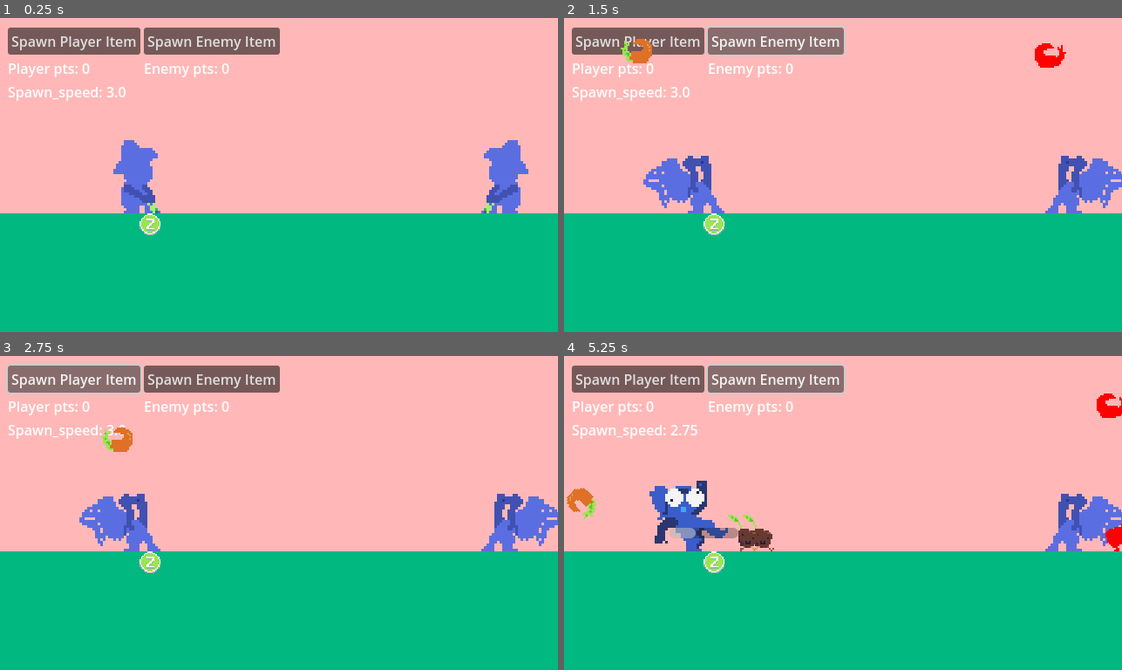
Above: before the commit, frames 1-4 (two rows, left to right).
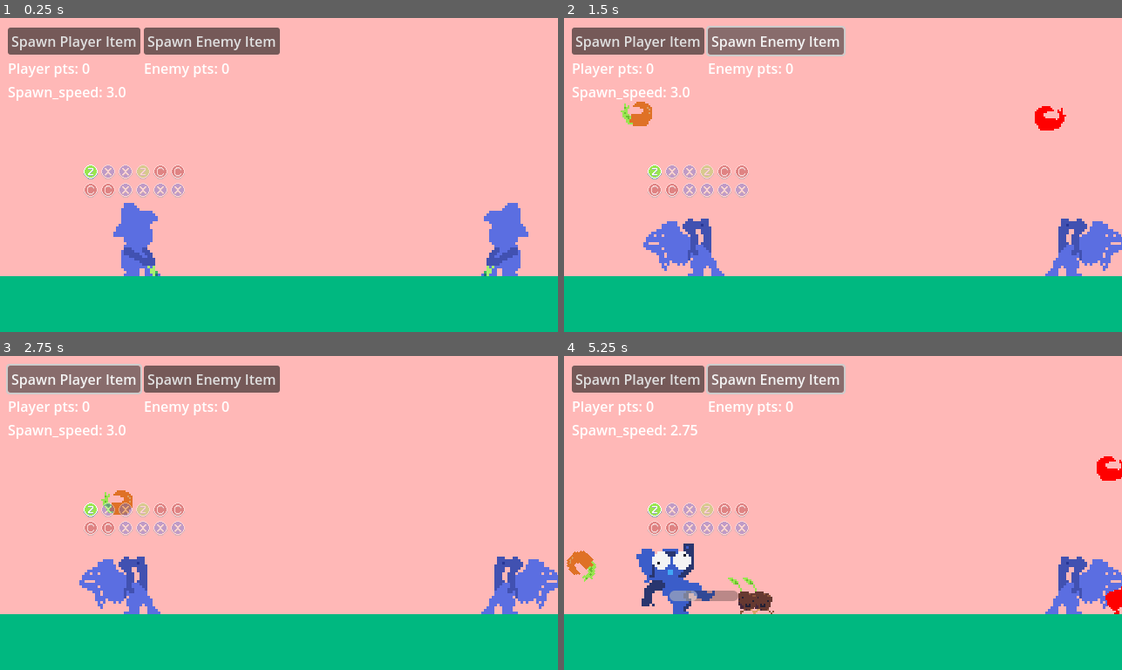
Above: after the commit, the same moments.

Repository: a3leong/farm-fiesta
Game: Godot game, scene res://main.tscn
Two runs of this game, one before a commit and one after it. Both use one fixed random seed, a clock stepped at 60 frames per second and the inputs below.
Inputs:
- Up to frame 1 (0.25 s): no input
- Up to frame 2 (1.5 s): click "Spawn Player Item" at 0.5 s; click "Spawn Enemy Item" at 1.25 s
- Up to frame 3 (2.75 s): click "Spawn Player Item" at 2 s
- Up to frame 4 (5.25 s): click "Spawn Enemy Item" at 2.75 s; click "Spawn Player Item" at 3.5 s; click "Spawn Enemy Item" at 4.25 s; hold X (p1_paper) from 5.03 s (still down)

The runs differ from the first frame. In frame 1, 23% of the frame differs, in the area x 0-100%, y 38-83%; in frame 2, 25%; in frame 3, 24%; in frame 4, 25%, in the area x 0-100%, y 11-83%.
Error in both runs: Attempt to call function 'get_line' in base 'null instance' on a null instance. (res://globals/word_list.gd:16)

Commit message:
feat: updated input system, 2 rows

Diff:
--- a/classes/Player/InputQueue/input_queue.gd
+++ b/classes/Player/InputQueue/input_queue.gd
@@ -1,4 +1,117 @@
-extends HBoxContainer
+extends VBoxContainer
+@export var input_sprite_scene: PackedScene
+@export var max_inputs: int = 6
+@export var opaque_color = Color("ffffff64")
+@export var full_color = Color("ffffff")
 
+signal correct_input
+signal wrong_input
+
+var input_queue: Array[UnitTypeEnum.VALUES] = []
+var next_queue: Array[UnitTypeEnum.VALUES] = []
+var current_input_idx = 0
+var unit_owner: UnitOwnerEnum.VALUES = UnitOwnerEnum.VALUES.PLAYER
+
+######################
+# Public Fns
+######################
+func init(init_owner: UnitOwnerEnum.VALUES):
+	unit_owner = init_owner
+	if unit_owner == UnitOwnerEnum.VALUES.ENEMY:
+		set_process_input(false)
+
+# Reset idx and get new input list
+func shuffle_inputs():
+	current_input_idx = 0
+	var new_inputs: Array[UnitTypeEnum.VALUES] = []
+	for idx in range(max_inputs):
+		new_inputs.push_back(UnitTypeEnum.VALUES.values()[randi() % UnitTypeEnum.VALUES.size()])
+	input_queue = next_queue
+	next_queue = new_inputs
+	_update_input_tree()
+
+######################
+# Private Fns
+######################
+func _update_input_tree():
+	var current_input_idx = 0
+	var children = $CurrentQueue.get_children()
+
+
+	# Update current queue
+	for child in children:
+		child.queue_free()
+	var is_first = true
+	for unit_type in input_queue:
+		var new_input_sprite = input_sprite_scene.instantiate()
+		match unit_type:
+			UnitTypeEnum.VALUES.ROCK:
+				new_input_sprite.z()
+			UnitTypeEnum.VALUES.PAPER:
+				new_input_sprite.x()
+			UnitTypeEnum.VALUES.SCISSORS:
+				new_input_sprite.c()
+			_:
+				push_error("No unit type recognized for enum idx: " + str(input_queue))
+				return
+		if is_first:
+			new_input_sprite.set_modulate(full_color)
+			is_first = false
+		else:
+			new_input_sprite.set_modulate(opaque_color)
+		$CurrentQueue.add_child(new_input_sprite)
+
+	# Update next queue
+	children = $NextQueue.get_children()
+	for child in children:
+		child.queue_free()
+	for unit_type in next_queue:
+		var new_input_sprite = input_sprite_scene.instantiate()
+		match unit_type:
+			UnitTypeEnum.VALUES.ROCK:
+				new_input_sprite.z()
+			UnitTypeEnum.VALUES.PAPER:
+				new_input_sprite.x()
+			UnitTypeEnum.VALUES.SCISSORS:
+				new_input_sprite.c()
+			_:
+				push_error("No unit type recognized for enum idx: " + str(input_queue))
+				return
+		# All of the next_queue remains opaque
+		new_input_sprite.set_modulate(opaque_color)
+		$NextQueue.add_child(new_input_sprite)
+
+func _handle_input_success():
+	current_input_idx += 1
+	if current_input_idx == max_inputs:
+		shuffle_inputs()
+	else:
+		# Set previous to lower modulate
+		var prev_node: InputSprite = $CurrentQueue.get_child(current_input_idx-1) as InputSprite
+		var cn: InputSprite = $CurrentQueue.get_child(current_input_idx) as InputSprite
+		prev_node.set_modulate(opaque_color)
+		cn.set_modulate(full_color) # Full color
+
+######################
+# Inherited Fns
+######################
 func _ready():
-	print(get_children())
+	shuffle_inputs()
+	shuffle_inputs()
+
+func _input(event: InputEvent):
+	var unit_type = null
+	if event.is_action_pressed("p1_rock"):
+		unit_type = UnitTypeEnum.VALUES.ROCK
+	elif event.is_action_pressed("p1_paper"):
+		unit_type = UnitTypeEnum.VALUES.PAPER
+	elif event.is_action_pressed("p1_scissors"):
+		unit_type = UnitTypeEnum.VALUES.SCISSORS
+
+	if unit_type != null:
+		if unit_type == input_queue[current_input_idx]:
+			_handle_input_success()
+			correct_input.emit(unit_type)
+		else:
+			wrong_input.emit()
+	return false
--- a/classes/Player/InputQueue/input_queue.tscn
+++ b/classes/Player/InputQueue/input_queue.tscn
@@ -3,30 +3,52 @@
 [ext_resource type="Script" path="res://classes/Player/InputQueue/input_queue.gd" id="1_80isv"]
 [ext_resource type="PackedScene" uid="uid://8jk1g4xtk0lk" path="res://classes/Player/InputQueue/input_sprite.tscn" id="1_onehx"]
 
-[node name="InputQueue" type="HBoxContainer"]
-anchors_preset = 15
-anchor_right = 1.0
-anchor_bottom = 1.0
-offset_right = -520.0
-offset_bottom = -328.0
-grow_horizontal = 2
-grow_vertical = 2
+[node name="InputQueue" type="VBoxContainer"]
+offset_right = 116.0
+offset_bottom = 38.0
 script = ExtResource("1_80isv")
+input_sprite_scene = ExtResource("1_onehx")
+metadata/_edit_group_ = true
 
-[node name="InputSprite1" parent="." instance=ExtResource("1_onehx")]
+[node name="CurrentQueue" type="HBoxContainer" parent="."]
+layout_mode = 2
+metadata/_edit_group_ = true
+
+[node name="InputSprite1" parent="CurrentQueue" instance=ExtResource("1_onehx")]
 layout_mode = 2
 
-[node name="InputSprite2" parent="." instance=ExtResource("1_onehx")]
+[node name="InputSprite2" parent="CurrentQueue" instance=ExtResource("1_onehx")]
 layout_mode = 2
 
-[node name="InputSprite3" parent="." instance=ExtResource("1_onehx")]
+[node name="InputSprite3" parent="CurrentQueue" instance=ExtResource("1_onehx")]
 layout_mode = 2
 
-[node name="InputSprite4" parent="." instance=ExtResource("1_onehx")]
+[node name="InputSprite4" parent="CurrentQueue" instance=ExtResource("1_onehx")]
 layout_mode = 2
 
-[node name="InputSprite5" parent="." instance=ExtResource("1_onehx")]
+[node name="InputSprite5" parent="CurrentQueue" instance=ExtResource("1_onehx")]
 layout_mode = 2
 
-[node name="InputSprite6" parent="." instance=ExtResource("1_onehx")]
+[node name="InputSprite6" parent="CurrentQueue" instance=ExtResource("1_onehx")]
 layout_mode = 2
+
+[node name="NextQueue" type="HBoxContainer" parent="."]
+layout_mode = 2
+
+[node name="InputSprite1" parent="NextQueue" instance=ExtResource("1_onehx")]
+layout_mode = 2
+
+[node name="InputSprite2" parent="NextQueue" instance=ExtResource("1_onehx")]
+layout_mode = 2
+
+[node name="InputSprite3" parent="NextQueue" instance=ExtResource("1_onehx")]
+layout_mode = 2
+
+[node name="InputSprite4" parent="NextQueue" instance=ExtResource("1_onehx")]
+layout_mode = 2
+
+[node name="InputSprite5" parent="NextQueue" instance=ExtResource("1_onehx")]
+layout_mode = 2
+
+[node name="InputSprite6" parent="NextQueue" instance=ExtResource("1_onehx")]
+layout_mode = 2
--- a/classes/Player/InputQueue/input_sprite.gd
+++ b/classes/Player/InputQueue/input_sprite.gd
@@ -1,9 +1,5 @@
 extends Control
-
-func _ready():
-	$Z.set_visible(false)
-	$X.set_visible(false)
-	$C.set_visible(false)
+class_name InputSprite
 
 func z():
 	$Z.set_visible(true)
--- a/classes/Player/player.gd
+++ b/classes/Player/player.gd
@@ -8,104 +8,34 @@
 
 signal unit_spawned
 
-# TODO: Is there a window where a user can input before current_input is set?
-
 var unit_owner: UnitOwnerEnum.VALUES = UnitOwnerEnum.VALUES.PLAYER
-var input_queue: Array[UnitTypeEnum.VALUES] = []
-var current_input: UnitTypeEnum.VALUES
-var cw: Array[String] = []
-var word_queue: Array[String] = []
-var cw_index = 0
 
 func set_unit_owner(init_unit_owner: UnitOwnerEnum.VALUES):
 	unit_owner = init_unit_owner
+	$InputQueue.init(unit_owner)
 	if unit_owner == UnitOwnerEnum.VALUES.ENEMY:
-		$InputSprite.hide()
+		$InputQueue.hide()
 		set_scale(Vector2(-1.0, 1.0))
-		set_process_input(false)
-
-
-func _queue_inputs():
-	current_input = input_queue.pop_front()
-	var new_input: UnitTypeEnum.VALUES = UnitTypeEnum.VALUES.values()[randi() % UnitTypeEnum.VALUES.size()]
-	input_queue.push_back(new_input)
-
-# Updates the text values of labels
-func _update_labels():
-	match current_input:
-		UnitTypeEnum.VALUES.ROCK:
-			$InputSprite.z()
-		UnitTypeEnum.VALUES.PAPER:
-			$InputSprite.x()
-		UnitTypeEnum.VALUES.SCISSORS:
-			$InputSprite.c()
-#	$InputQueue2D/InputQueue/InputsLabel.text = "[color=green]" + _get_key_from_unit_type(current_input) + "[/color]"
-
-#	for type in input_queue:
-#		$InputQueue2D/InputQueue/InputsLabel.text += "  " + _get_key_from_unit_type(type)
-
-func _ready():
-	# Fill the input queue
-	for idx in range(5):
-		input_queue.push_back(UnitTypeEnum.VALUES.values()[randi() % UnitTypeEnum.VALUES.size()])
-	_queue_inputs() # Set the first unit inpput
-	_update_labels()
-
-func _input(event: InputEvent) -> void:
-	var unit_type = null
-	if event.is_action_pressed("p1_rock"):
-		unit_type = UnitTypeEnum.VALUES.ROCK
-	elif event.is_action_pressed("p1_paper"):
-		unit_type = UnitTypeEnum.VALUES.PAPER
-	elif event.is_action_pressed("p1_scissors"):
-		unit_type = UnitTypeEnum.VALUES.SCISSORS
-
-	if unit_type != null:
-		if unit_type == current_input:
-			_handle_correct_input()
-		else:
-			_handle_bad_input()
-
-func _handle_correct_input():
-	_queue_inputs()
-	_update_labels()
-	spawn_unit(current_input)
-
-func _handle_bad_input():
-	# Shake the letter and character then disable input for X time
-	_shake_animation()
-	$PlayerCharacter/AnimatedSprite2D.play("balk")
-	$AnimationPlayer.play("exhausted")
-	set_process_input(false)
-	audio_manager.balk()
 
 func _shake_animation():
-	# TODO: See if this should be done for the input
-#	var tween = get_tree().create_tween()
-#	var sp: Vector2 = $WordContainer/CurrentWord.get_position()
-#	tween.tween_property($WordContainer/CurrentWord, "position", Vector2(sp.x + 10, sp.y), 0.05)
-#	tween.tween_property($WordContainer/CurrentWord, "position", Vector2(sp.x - 10, sp.y), 0.05)
-#	tween.tween_property($WordContainer/CurrentWord, "position", Vector2(sp.x + 5, sp.y), 0.05)
-#	tween.tween_property($WordContainer/CurrentWord, "position", Vector2(sp.x - 5, sp.y), 0.05)
-#	tween.tween_property($WordContainer/CurrentWord, "position", Vector2(sp.x + 3, sp.y), 0.05)
-#	tween.tween_property($WordContainer/CurrentWord, "position", Vector2(sp.x - 3, sp.y), 0.05)
-#	tween.tween_property($WordContainer/CurrentWord, "position", Vector2(sp.x + 1, sp.y), 0.05)
-#	tween.tween_property($WordContainer/CurrentWord, "position", Vector2(sp.x, sp.y), 0.05)
-#
-	var tween2 = get_tree().create_tween()
-	var sp2: Vector2 = $PlayerCharacter.get_position()
-	tween2.tween_property($PlayerCharacter, "position", Vector2(sp2.x + 10, sp2.y), 0.05)
-	tween2.tween_property($PlayerCharacter, "position", Vector2(sp2.x - 10, sp2.y), 0.05)
-	tween2.tween_property($PlayerCharacter, "position", Vector2(sp2.x + 5, sp2.y), 0.05)
-	tween2.tween_property($PlayerCharacter, "position", Vector2(sp2.x - 5, sp2.y), 0.05)
-	tween2.tween_property($PlayerCharacter, "position", Vector2(sp2.x + 3, sp2.y), 0.05)
-	tween2.tween_property($PlayerCharacter, "position", Vector2(sp2.x - 3, sp2.y), 0.05)
-	tween2.tween_property($PlayerCharacter, "position", Vector2(sp2.x + 1, sp2.y), 0.05)
-	tween2.tween_property($PlayerCharacter, "position", Vector2(sp2.x - 1, sp2.y), 0.05)
+	var tween = get_tree().create_tween()
+	var start_pt: Vector2 = $PlayerCharacter.get_position()
+	tween.tween_property($PlayerCharacter, "position", Vector2(start_pt.x + 35, start_pt.y), 0.05)
+	tween.tween_property($PlayerCharacter, "position", Vector2(start_pt.x - 35, start_pt.y), 0.05)
+	tween.tween_property($PlayerCharacter, "position", Vector2(start_pt.x + 20, start_pt.y), 0.05)
+	tween.tween_property($PlayerCharacter, "position", Vector2(start_pt.x - 20, start_pt.y), 0.05)
+	tween.tween_property($PlayerCharacter, "position", Vector2(start_pt.x + 10, start_pt.y), 0.05)
+	tween.tween_property($PlayerCharacter, "position", Vector2(start_pt.x - 10, start_pt.y), 0.05)
+	tween.tween_property($PlayerCharacter, "position", Vector2(start_pt.x + 5, start_pt.y), 0.05)
+	tween.tween_property($PlayerCharacter, "position", Vector2(start_pt.x - 5, start_pt.y), 0.05)
+	tween.tween_property($PlayerCharacter, "position", Vector2(start_pt.x + 3, start_pt.y), 0.05)
+	tween.tween_property($PlayerCharacter, "position", Vector2(start_pt.x - 3, start_pt.y), 0.05)
+	tween.tween_property($PlayerCharacter, "position", Vector2(start_pt.x + 1, start_pt.y), 0.05)
+	tween.tween_property($PlayerCharacter, "position", Vector2(start_pt.x - 1, start_pt.y), 0.05)
 
 func _on_animation_player_animation_finished(anim_name):
 	if anim_name == "exhausted":
-		set_process_input(true)
+		$InputQueue.set_process_input(true)
 		$PlayerCharacter/AnimatedSprite2D.stop()
 		$PlayerCharacter/AnimatedSprite2D.set_animation("pick")
 
@@ -129,13 +59,16 @@
 	audio_manager.pluck_up(pluckSFXPitchScale)
 	unit_spawned.emit(spawned_scene)
 
-static func _get_key_from_unit_type(unit_type: UnitTypeEnum.VALUES) -> String:
-	if unit_type == UnitTypeEnum.VALUES.ROCK:
-		return "Z"
-	elif unit_type == UnitTypeEnum.VALUES.PAPER:
-		return "X"
-	elif unit_type == UnitTypeEnum.VALUES.SCISSORS:
-		return "C"
-	else:
-		push_error("No unit type recognized")
-		return "-"
+
+
+func _on_input_queue_correct_input(unit_type: UnitTypeEnum.VALUES):
+	spawn_unit(unit_type)
+
+
+func _on_input_queue_wrong_input():
+	# Shake the letter and character then disable input for X time
+	_shake_animation()
+	$InputQueue.set_process_input(false)
+	$PlayerCharacter/AnimatedSprite2D.play("balk")
+	$AnimationPlayer.play("exhausted")
+	audio_manager.balk()
--- a/classes/Player/player.tscn
+++ b/classes/Player/player.tscn
@@ -2,7 +2,7 @@
 
 [ext_resource type="Script" path="res://classes/Player/player.gd" id="1_wgw2y"]
 [ext_resource type="PackedScene" uid="uid://b2qq7d7hxug4d" path="res://classes/Player/PlayerCharacter/player_character.tscn" id="2_i4dl7"]
-[ext_resource type="PackedScene" uid="uid://8jk1g4xtk0lk" path="res://classes/Player/InputSprite/input_sprite.tscn" id="3_dubpo"]
+[ext_resource type="PackedScene" uid="uid://ddtdb6dyqft6p" path="res://classes/Player/InputQueue/input_queue.tscn" id="3_0m06e"]
 
 [sub_resource type="Animation" id="Animation_sbvuv"]
 length = 0.001
@@ -33,7 +33,7 @@
 
 [sub_resource type="Animation" id="Animation_ks2dh"]
 resource_name = "exhausted"
-length = 0.4
+length = 0.5
 tracks/0/type = "value"
 tracks/0/imported = false
 tracks/0/enabled = true
@@ -41,7 +41,7 @@
 tracks/0/interp = 0
 tracks/0/loop_wrap = true
 tracks/0/keys = {
-"times": PackedFloat32Array(0, 0.4),
+"times": PackedFloat32Array(0, 0.5),
 "transitions": PackedFloat32Array(1e-05, 1),
 "update": 1,
 "values": [true, false]
@@ -53,7 +53,7 @@
 tracks/1/interp = 1
 tracks/1/loop_wrap = true
 tracks/1/keys = {
-"times": PackedFloat32Array(0, 0.399, 0.4),
+"times": PackedFloat32Array(0, 0.49, 0.5),
 "transitions": PackedFloat32Array(1, 1, 1),
 "update": 2,
 "values": [0.0, 100.0, 0.0]
@@ -79,14 +79,19 @@
 show_percentage = false
 
 [node name="AnimationPlayer" type="AnimationPlayer" parent="."]
-speed_scale = 0.75
 libraries = {
 "": SubResource("AnimationLibrary_j3lxh")
 }
 
-[node name="InputSprite" parent="." instance=ExtResource("3_dubpo")]
+[node name="InputQueue" parent="." instance=ExtResource("3_0m06e")]
+offset_left = -64.0
+offset_top = -128.0
+offset_right = 52.0
+offset_bottom = -90.0
 
 [node name="UnitSpawnPosition" type="Marker2D" parent="."]
 position = Vector2(40, -80)
 
 [connection signal="animation_finished" from="AnimationPlayer" to="." method="_on_animation_player_animation_finished"]
+[connection signal="correct_input" from="InputQueue" to="." method="_on_input_queue_correct_input"]
+[connection signal="wrong_input" from="InputQueue" to="." method="_on_input_queue_wrong_input"]
--- a/main.gd
+++ b/main.gd
@@ -78,3 +78,14 @@
 	var new_difficulty: float = max(game_variables.enemy_spawn_speed - 0.25, 0.25)
 	$EnemyFarmerPickTimer.set_wait_time(new_difficulty)
 	game_variables.set_spawn_speed(new_difficulty)
+
+static func _get_key_from_unit_type(unit_type: UnitTypeEnum.VALUES) -> String:
+	if unit_type == UnitTypeEnum.VALUES.ROCK:
+		return "Z"
+	elif unit_type == UnitTypeEnum.VALUES.PAPER:
+		return "X"
+	elif unit_type == UnitTypeEnum.VALUES.SCISSORS:
+		return "C"
+	else:
+		push_error("No unit type recognized")
+		return "-"
--- a/main.tscn
+++ b/main.tscn
@@ -22,7 +22,7 @@
 metadata/_edit_use_anchors_ = true
 
 [node name="Ground" type="StaticBody2D" parent="."]
-position = Vector2(16, 280)
+position = Vector2(16, 352)
 collision_layer = 2
 metadata/_edit_group_ = true
 
@@ -41,10 +41,10 @@
 [node name="DebugUI" parent="." instance=ExtResource("1_3ksjr")]
 
 [node name="Player" parent="." instance=ExtResource("6_5cs7f")]
-position = Vector2(160, 224)
+position = Vector2(160, 296)
 
 [node name="Enemy" parent="." instance=ExtResource("6_5cs7f")]
-position = Vector2(576, 224)
+position = Vector2(576, 296)
 scale = Vector2(-1, 1)
 
 [node name="EnemyUnitSpawnPosition" type="Marker2D" parent="."]
